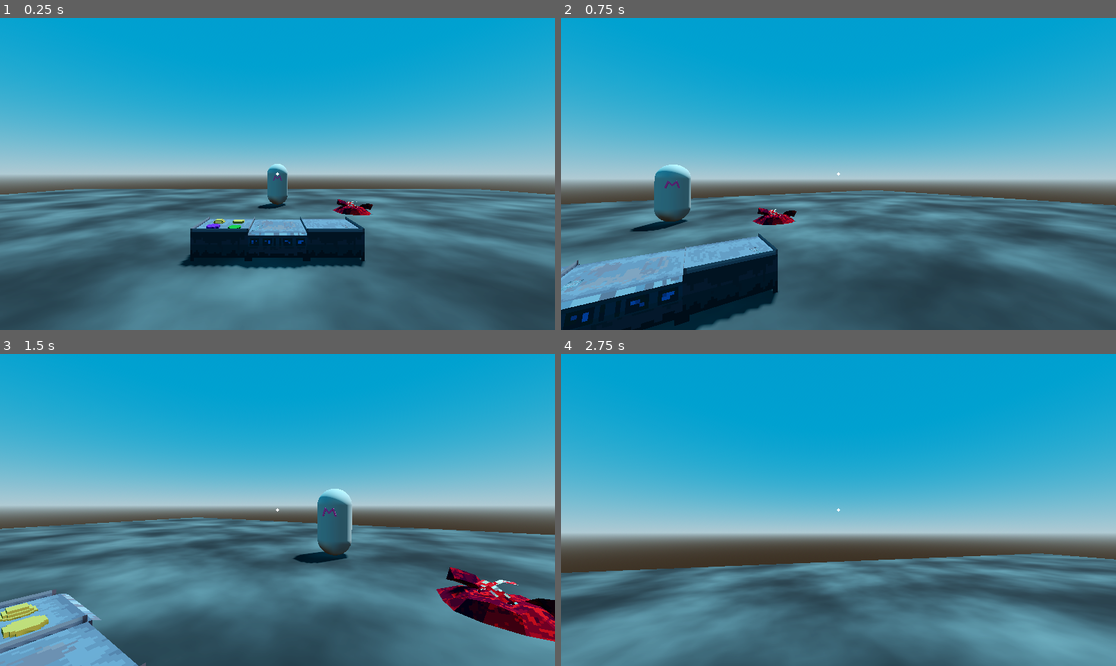
Above: before the commit, frames 1-4 (two rows, left to right).
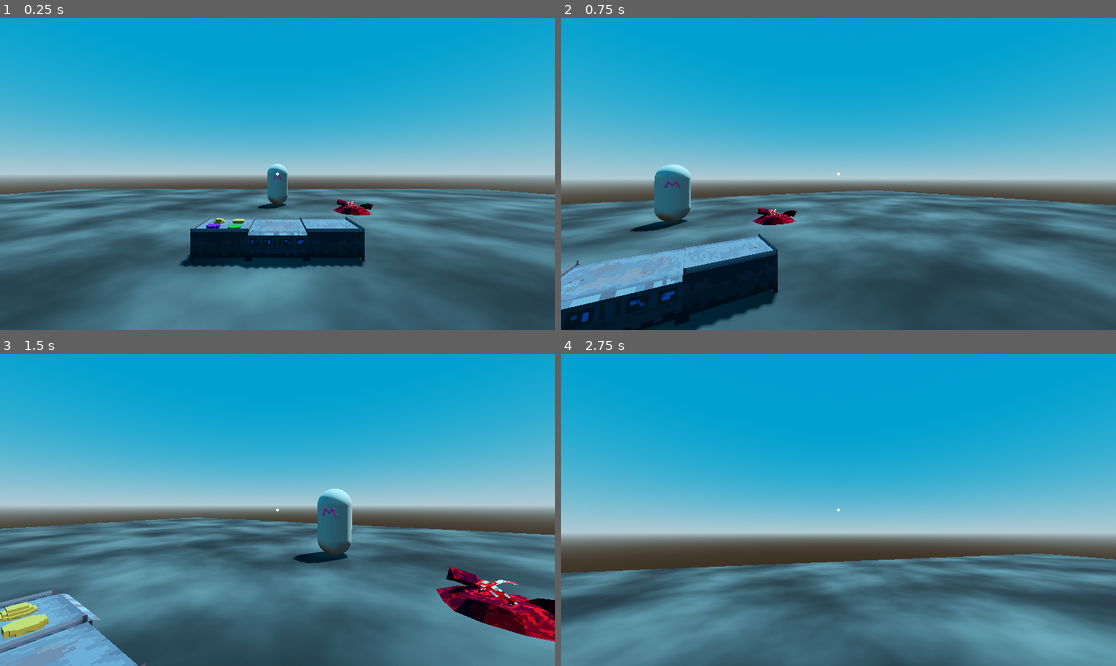
Above: after the commit, the same moments.

Repository: ZsoltHevesi/spooky-cooking-sim
Game: Godot game, scene res://3d_cooking/worlds/restaurant.tscn
Same seed, same stepped clock (60 frames per second), same inputs: the game is played once before the commit and once after it.
Inputs (mouse positions are in pixels of both pictures, inside the frame that each line leads up to):
- Up to frame 1 (0.25 s): no input
- Up to frame 2 (0.75 s): tap Enter at 0.5 s; move the mouse to (866, 174) at 0.52 s; press the mouse at (866, 174) at 0.53 s; hold W (move_forward) from 0.53 s (still down)
- Up to frame 3 (1.5 s): keep holding W (move_forward); move the mouse to (249, 510) at 1.27 s; release the mouse at (249, 510) at 1.28 s; right-click (249, 510) at 1.35 s
- Up to frame 4 (2.75 s): keep holding W (move_forward); move the mouse to (849, 503) at 2.02 s; press the mouse at (849, 503) at 2.03 s

The runs differ from the first frame. In frame 1, less than 0.1% of the frame differs, in the area x 37-44%, y 64-68%; in frame 2, nothing differs; in frame 3, 0.2%, in the area x 0-9%, y 79-90%; in frame 4, nothing differs.

Commit message:
changed spawns to be meshes instead of 3D markers

Diff:
--- a/_Scenes/stove.gd
+++ b/_Scenes/stove.gd
@@ -2,10 +2,10 @@
 @onready var camera_3d: Camera3D = $Camera3D
 @onready var stove: StaticBody3D = $"."
 
-@onready var top_bun_spawn: Marker3D = $top_bun_spawn
-@onready var bottom_bun_spawn: Marker3D = $bottom_bun_spawn
-@onready var patty_spawn: Marker3D = $patty_spawn
-@onready var lettuce_spawn: Marker3D = $lettuce_spawn
+@onready var top_bun_spawn: MeshInstance3D = $top_bun_spawn
+@onready var bottom_bun_spawn: MeshInstance3D = $bottom_bun_spawn
+@onready var patty_spawn: MeshInstance3D = $patty_spawn
+@onready var lettuce_spawn: MeshInstance3D = $lettuce_spawn
 
 var is_in_use : bool = false
 
--- a/_Scenes/stove.tscn
+++ b/_Scenes/stove.tscn
@@ -9,6 +9,10 @@
 [ext_resource type="ArrayMesh" uid="uid://ffyipym6ngmt" path="res://_Assets/Objects/spookjam_spatula_dirty.obj" id="7_xdkmo"]
 [ext_resource type="Texture2D" uid="uid://cmqhcg888v5h0" path="res://_Assets/Objects/spatula_Clean.png" id="8_ngs6l"]
 [ext_resource type="ArrayMesh" uid="uid://d1vnal5giv1xb" path="res://_Assets/Objects/spookjam_spatula_clean.obj" id="9_00sla"]
+[ext_resource type="ArrayMesh" uid="uid://bkd5umt6g8cvb" path="res://_Assets/ingredients/burger_top_bun.obj" id="10_v2vck"]
+[ext_resource type="ArrayMesh" uid="uid://buvj54j4uti27" path="res://_Assets/ingredients/burger_bottom_bun.obj" id="11_iilu2"]
+[ext_resource type="ArrayMesh" uid="uid://ya6giyapa3nj" path="res://_Assets/ingredients/burger_lettuce.obj" id="12_3fghn"]
+[ext_resource type="ArrayMesh" uid="uid://btytu64lalfd2" path="res://_Assets/ingredients/burger_patty.obj" id="13_0fo8o"]
 
 [sub_resource type="StandardMaterial3D" id="StandardMaterial3D_swcym"]
 albedo_texture = ExtResource("2_5trsd")
@@ -82,20 +86,20 @@
 material_override = SubResource("StandardMaterial3D_dgkc3")
 mesh = ExtResource("9_00sla")
 
-[node name="top_bun_spawn" type="Marker3D" parent="."]
-transform = Transform3D(1, 0, 0, 0, 1, 0, 0, 0, 1, 0.2, 0.5, -1.2)
-visible = false
+[node name="top_bun_spawn" type="MeshInstance3D" parent="."]
+transform = Transform3D(0.25, 0, 0, 0, 0.25, 0, 0, 0, 0.25, 0.2, 0.5, -1.2)
+mesh = ExtResource("10_v2vck")
 
-[node name="bottom_bun_spawn" type="Marker3D" parent="."]
-transform = Transform3D(1, 0, 0, 0, 1, 0, 0, 0, 1, 0.2, 0.5, -0.8)
-visible = false
+[node name="bottom_bun_spawn" type="MeshInstance3D" parent="."]
+transform = Transform3D(0.25, 0, 0, 0, 0.25, 0, 0, 0, 0.25, 0.2, 0.5, -0.8)
+mesh = ExtResource("11_iilu2")
 
-[node name="patty_spawn" type="Marker3D" parent="."]
-transform = Transform3D(1, 0, 0, 0, 1, 0, 0, 0, 1, -0.2, 0.5, -1.2)
-visible = false
+[node name="patty_spawn" type="MeshInstance3D" parent="."]
+transform = Transform3D(0.25, 0, 0, 0, 0.25, 0, 0, 0, 0.25, -0.2, 0.5, -1.2)
+mesh = ExtResource("13_0fo8o")
 
-[node name="lettuce_spawn" type="Marker3D" parent="."]
-transform = Transform3D(1, 0, 0, 0, 1, 0, 0, 0, 1, -0.2, 0.5, -0.8)
-visible = false
+[node name="lettuce_spawn" type="MeshInstance3D" parent="."]
+transform = Transform3D(0.25, 0, 0, 0, 0.25, 0, 0, 0, 0.25, -0.2, 0.5, -0.8)
+mesh = ExtResource("12_3fghn")
 
 [connection signal="interacted" from="." to="." method="_on_interacted"]
Not shown: 1 places in _Scenes/stove.tscn that only renumber resources
